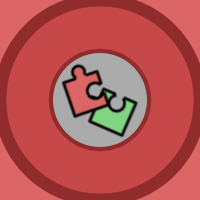
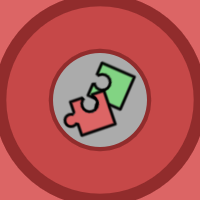
Layered file, before and after one edit (200 x 200). Changes by layer:
painted on "Copy of Group 4 Merged" over <box>61,60,139,138</box>
added group "Group 4" with 3 layers over <box>61,60,139,138</box>
moved "Paint Layer 2" (2nd of 2, in "Group 4") into group "Group 4" over <box>61,60,139,138</box>
moved "Paint Layer 1" (2nd of 2, in "Group 4") into group "Group 4", painted on it over <box>61,60,139,138</box>
moved "Background" (2nd of 2, in "Group 4") into group "Group 4", painted on it over <box>61,60,139,138</box>
